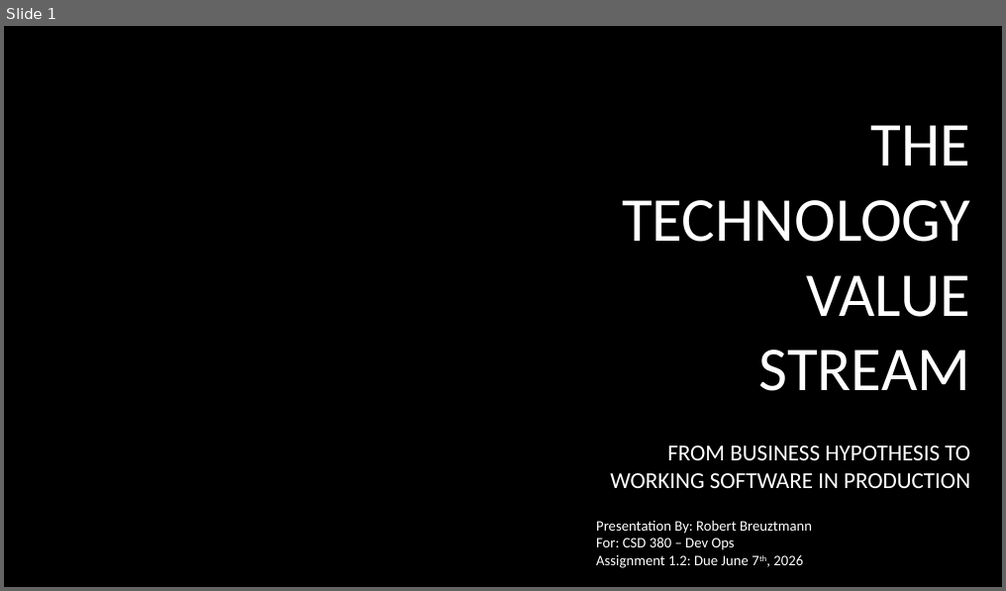
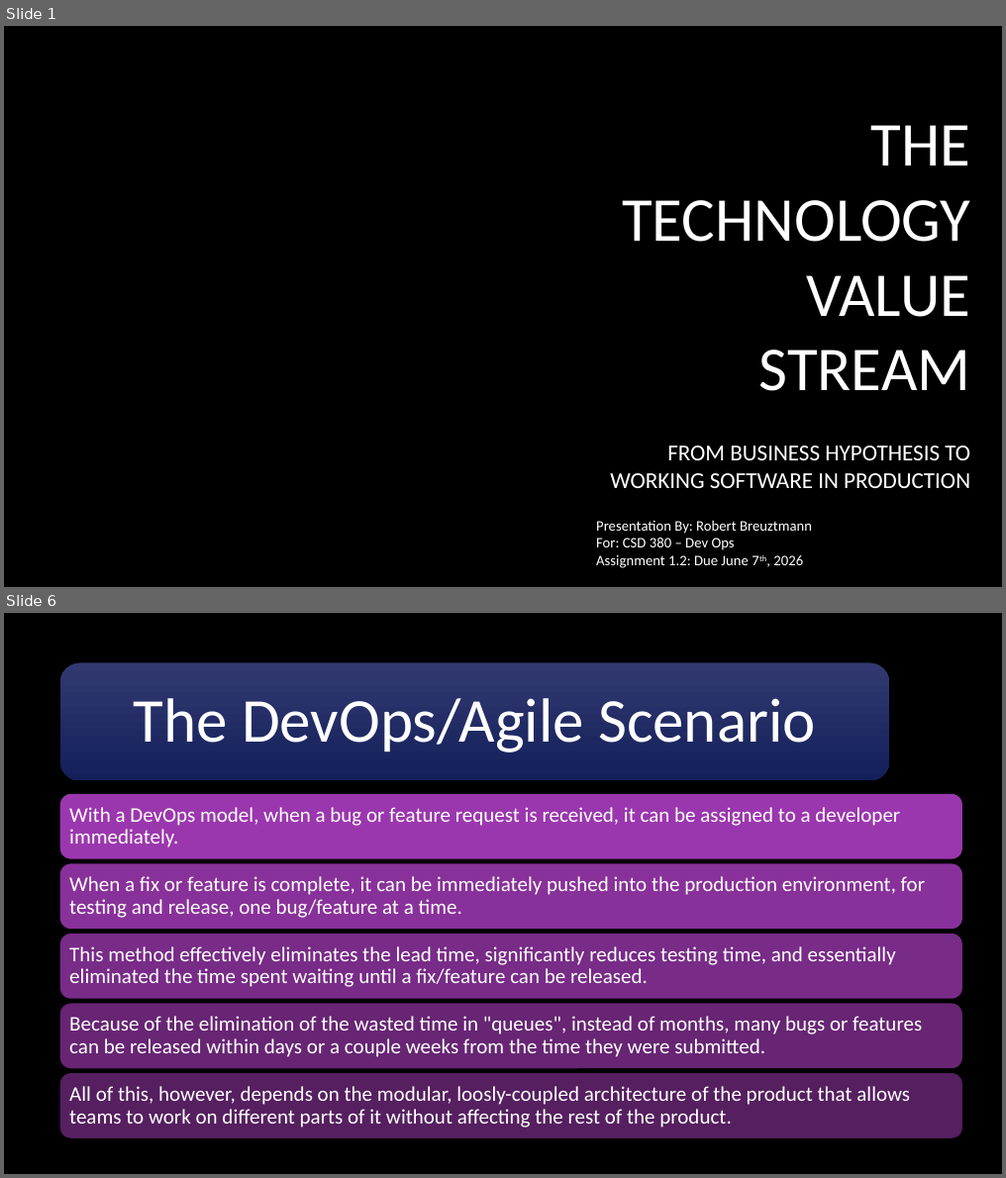
Before and after one commit to BobbyJoeCool/CSD-380, a slide deck: Module-1/Assignment 1.2.pptx. Shown one above the other, each under a label of ours: slide 1 before the commit, slides 1 and 6 after it; the slides between them are not shown. The pictures are 1006x591 and 1006x1178 pixels, drawn with LibreOffice and Linux fonts; fonts in the diff are those of the drawing; background and template pictures are left out. Boxes give left, top, right and bottom in pixels: in the first picture for what was removed or moved away, otherwise in the second. Text is boxed around its words. In the diff, an @@ line names an element or a change of style, - is before the commit and + after.

```diff
--- a/Module-1/Assignment 1.2.pptx
+++ b/Module-1/Assignment 1.2.pptx
@@ slide 6 added at (4,613,1002,1174), background picture (left out) @@
@@ rounded rectangle added at (60,663,890,780), fill gradient #333A72 to #14205A @@
@@ text added at (134,698,816,753), 60 pt, text #FFFFFF @@
+The DevOps/Agile Scenario
@@ group added at (60,794,962,1139): 5 rounded rectangles, 5 texts @@
+With a DevOps model, when a bug or feature request is received, it can be assigned to a developer immediately.
+When a fix or feature is complete, it can be immediately pushed into the production environment, for testing and release, one bug/feature at a time.
+This method effectively eliminates the lead time, significantly reduces testing time, and essentially eliminated the time spent waiting until a fix/feature can be released.
+Because of the elimination of the wasted time in "queues", instead of months, many bugs or features can be released within days or a couple weeks from the time they were submitted.
+All of this, however, depends on the modular, loosly-coupled architecture of the product that allows teams to work on different parts of it without affecting the rest of the product.
```
Also in this commit, not shown: 4 slides changed, 4 other slides added.
